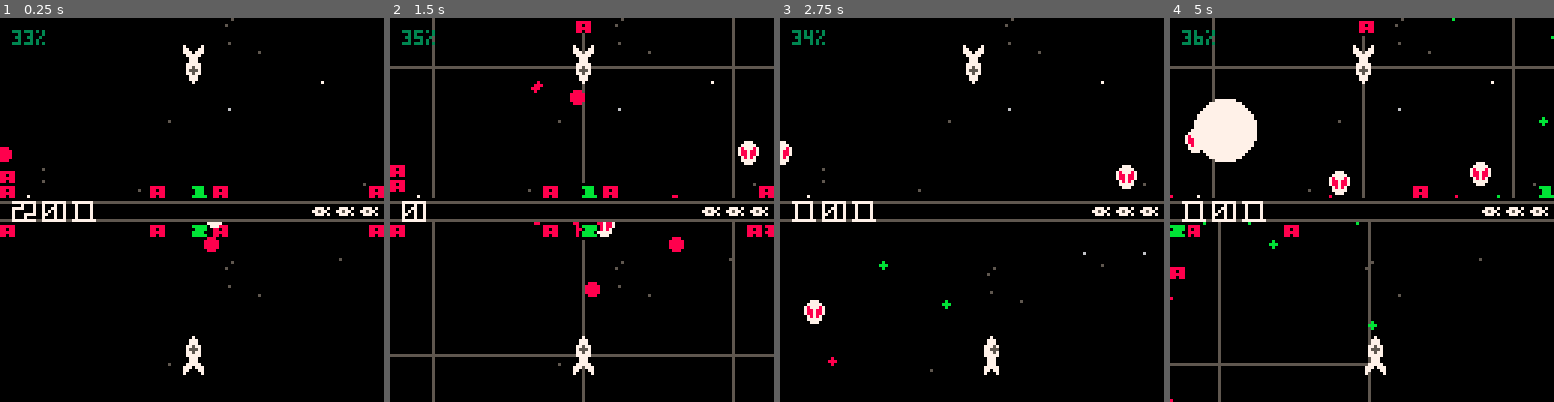
Above: before the commit, frames 1-4 (left to right).
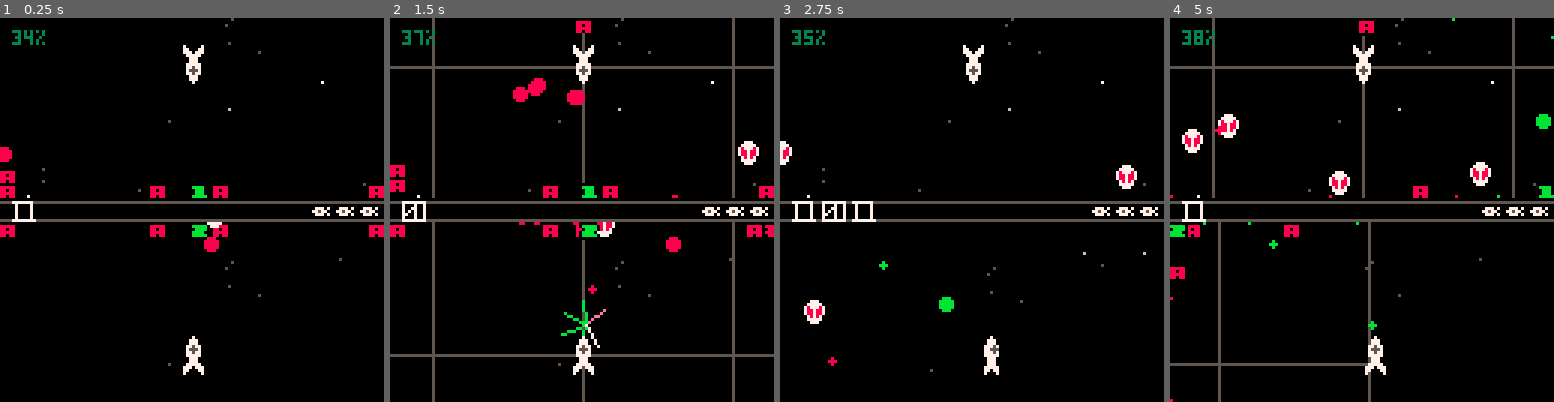
Above: after the commit, the same moments.

Repository: catnipped/friendlyfire
Game: PICO-8 cartridge friendlyfire.p8
The game is run twice, just before and just after one commit, with the same random seed, the same clock (stepped at 60 frames per second) and the same inputs.
Inputs:
- Up to frame 1 (0.25 s): no input
- Up to frame 2 (1.5 s): tap O (Z key) at 0.7 s
- Up to frame 3 (2.75 s): hold Right 1.6-2.1 s; tap O (Z key) at 1.7, 2.1, 2.5 s; hold Up 2.15-2.42 s; hold Right from 2.47 s (still down)
- Up to frame 4 (5 s): tap O (Z key) every 0.4 s from 2.9 to 4.9 s; release Right at 3.03 s; hold Left 3.08-3.58 s; hold Down 3.63-3.97 s; hold Right 4.02-4.68 s; hold Up from 4.73 s (still down)

The runs differ from the first frame. In frame 1, 0.5% of the frame differs, in the area x 3-25%, y 3-54%; in frame 2, 0.7%; in frame 3, 0.1%; in frame 4, 2.5%, in the area x 3-100%, y 3-54%.

Commit message:
enemies can't hit enemies

Diff:
--- a/friendlyfire.p8
+++ b/friendlyfire.p8
@@ -351,7 +351,7 @@
 	each(neighbours, function(i)
 		local lrad = i.rad
 		if i.shield then lrad = i.shieldrad end
-		if collisioncheck(i.x,i.y,proj.x,proj.y,lrad,proj.rad) and (i.id ~= proj.id) and i.type ~= "projectile" then
+		if collisioncheck(i.x,i.y,proj.x,proj.y,lrad,proj.rad) and (i.id ~= proj.id) and i.type ~= "projectile" and proj.origin ~= i.type  then
 			printh("collision!")
 			collision = {
 				x = proj.x,
@@ -369,6 +368,7 @@
 	local proj = {
 		id = p.id,
 		type = "projectile",
+		origin = p.type,
 		x = p.x,
 		y =  p.y,
 		rad = 2,
